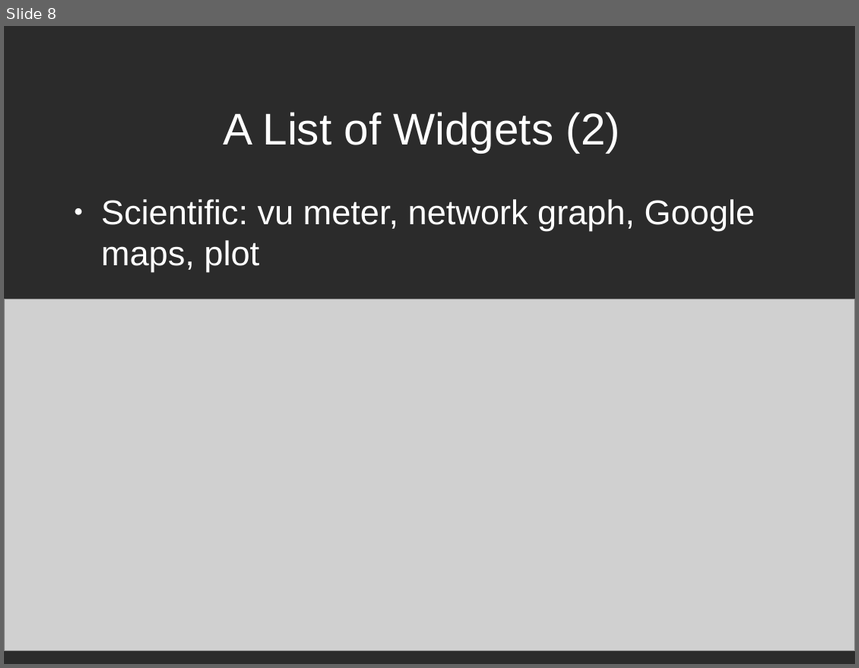
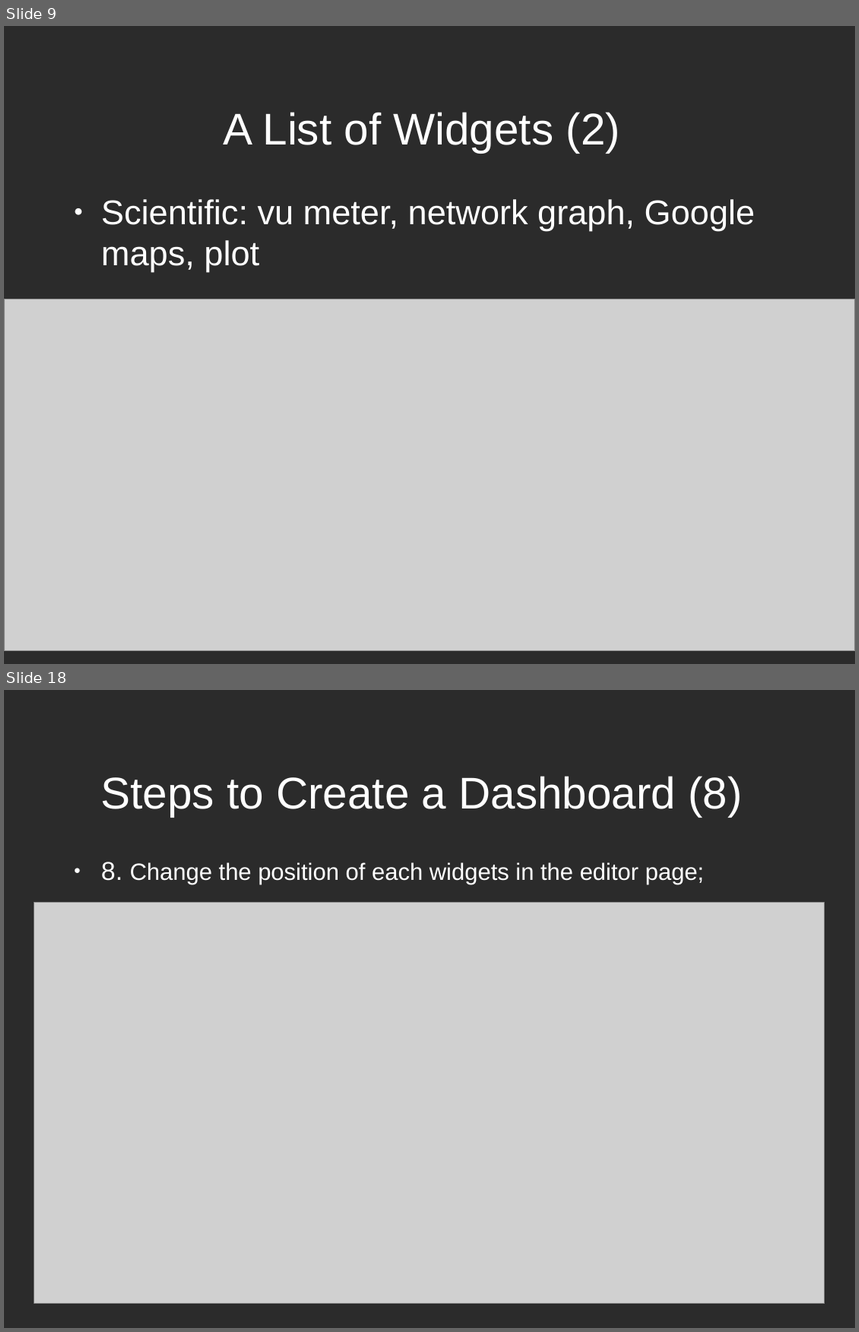
Before and after one commit to AutonomyLab/rosdash, a slide deck: doc/rosdash.odp. Shown one above the other, each under a label of ours: slide 8 before the commit, slides 9 and 18 after it; the slides between them are not shown. The pictures are 859x668 and 859x1332 pixels, drawn with LibreOffice and Linux fonts; fonts in the diff are those of the drawing; grey boxes stand for pictures; background and template pictures are left out; a plain dark background stands for a picture behind light text. Boxes give left, top, right and bottom in pixels: in the first picture for what was removed or moved away, otherwise in the second. Text is boxed around its words. In the diff, an @@ line names an element or a change of style, - is before the commit and + after.

```diff
--- a/doc/rosdash.odp
+++ b/doc/rosdash.odp
@@ slide 18 added at bbox=[4, 690, 855, 1328], background picture (left out) @@
@@ title added at bbox=[101, 776, 742, 816], 41.4 pt, text #FFFFFF @@
+Steps to Create a Dashboard (8)
@@ text added at bbox=[101, 862, 704, 885], 22 pt, text #FFFFFF @@
+● 8. Change the position of each widgets in the editor page;
@@ picture added at bbox=[34, 904, 825, 1305] @@
@@ what was slide 8 is now slide 9 @@
```
Also in this commit, not shown: 5 slides changed, 10 other slides added, 2 slides removed, 10 other files.
